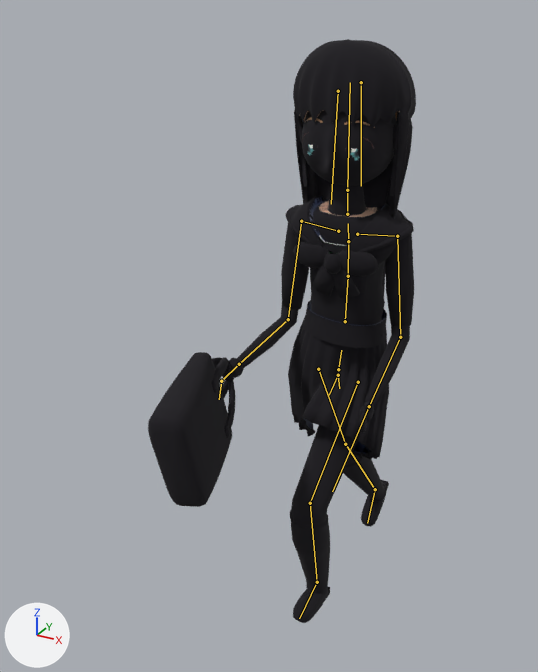
The FBX model unity/KatsushikaCampusDays/Assets/Models/Characters/mirai/mirai.fbx: old version first, new version second.
Rendered twice from a 50 mm camera at (0.701, -1.687, 1.674) aimed at (-0.144, -0.15, 0.905). Lighting does not change. The marker at lower left points along +X, +Y and +Z. The first picture is the older version. Both versions are drawn at frame 9 of the action 'Armature|Run'; the numbers are the values there. The bones that change, and the others that lie on the model, are drawn over the model as lines.

In view in the first picture: 'mirai', 'mirai_outline'.
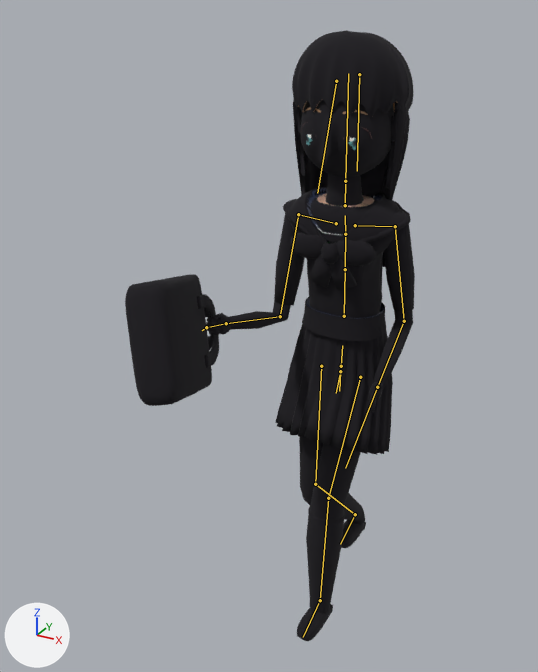
The edits, one by one:
Bone 'Hips' (bone_hips) moves from (-0.01, -0.03, 0.0) to (-0.004, -0.016, 0.0).
Bone 'Hips' (bone_hips) turns from (0, -1, -5) to (0, -4, -1) degrees about its own x, y and z.
Bone 'Spine' (bone_spine) turns from (5, 0, 2) to (3, 2, 0) degrees about its own x, y and z.
Bone 'Chest' (bone_chest) turns from (3, 0, 1) to (2, 1, 0) degrees about its own x, y and z.
Bone 'UpperChest' (bone_upperchest) turns from (3, 0, 1) to (2, 1, 0) degrees about its own x, y and z.
Bone 'Neck' (bone_neck) turns from (-4, 0, 0) to (-3, 0, 0) degrees about its own x, y and z.
Bone 'Head' (bone_head) turns from (-4, 0, 0) to (-3, 0, 0) degrees about its own x, y and z.
Bone 'HairBack' (bone_hairback) turns from (-4, 0, -1) to (8, 0, 5) degrees about its own x, y and z.
Bone 'LeftUpperArm' (bone_leftupperarm) turns from (-24, 2, 24) to (-14, 6, 30) degrees about its own x, y and z.
Bone 'LeftLowerArm' (bone_leftlowerarm) turns from (-57, -20, -31) to (-66, -27, -28) degrees about its own x, y and z.
Bone 'RightUpperArm' (bone_rightupperarm) turns from (-31, 1, -19) to (-35, 3, -17) degrees about its own x, y and z.
Bone 'RightLowerArm' (bone_rightlowerarm) turns from (-62, 24, 29) to (-77, 34, 23) degrees about its own x, y and z.
Bone 'LeftUpperLeg' (bone_leftupperleg) turns from (-47, -1, -1) to (-20, 1, 2) degrees about its own x, y and z.
Bone 'LeftLowerLeg' (bone_leftlowerleg) turns from (65, 0, 0) to (20, 0, 0) degrees about its own x, y and z.
Bone 'LeftFoot' (bone_leftfoot) turns from (-24, 3, -1) to (-6, 0, -5) degrees about its own x, y and z.
Bone 'RightUpperLeg' (bone_rightupperleg) turns from (25, 4, -7) to (-11, -1, -4) degrees about its own x, y and z.
Bone 'RightLowerLeg' (bone_rightlowerleg) turns from (11, 0, 0) to (55, 0, 0) degrees about its own x, y and z.
Bone 'RightFoot' (bone_rightfoot) turns from (-1, -5, 0) to (-53, -4, 2) degrees about its own x, y and z.
Bone 'SkirtFront' (bone_skirtfront) turns from (-47, 0, 0) to (-20, 0, 0) degrees about its own x, y and z.
Bone 'SkirtBack' (bone_skirtback) turns from (26, 0, 0) to (0, 0, 0) degrees about its own x, y and z.

Location of each change, [x1, y1, x2, y2] in pixels of the pictures (538 x 672 px):
'mirai_outline', posed (8% wider): before [148, 39, 416, 623]; after [125, 30, 415, 641]
'mirai', posed: before [299, 110, 400, 454]; after [298, 101, 398, 319]
bone 'Hips', root to tip: before (338, 369) to (341, 350); after (341, 366) to (342, 345)
bone 'Spine', root to tip: before (345, 321) to (348, 276); after (344, 316) to (345, 269)
bone 'Chest', root to tip: before (348, 276) to (348, 241); after (345, 269) to (345, 234)
bone 'UpperChest', root to tip: before (348, 241) to (348, 223); after (345, 234) to (345, 215)
bone 'Neck', root to tip: before (347, 214) to (347, 190); after (345, 205) to (345, 181)
bone 'Head', root to tip: before (347, 190) to (350, 82); after (345, 181) to (348, 73)
bone 'HairBack', root to tip: before (361, 82) to (361, 186); after (359, 74) to (357, 171)
bone 'LeftUpperArm', root to tip: before (397, 236) to (400, 337); after (395, 226) to (404, 321)
bone 'LeftLowerArm', root to tip: before (400, 337) to (369, 406); after (404, 321) to (377, 387)
bone 'RightUpperArm', root to tip: before (301, 221) to (288, 319); after (298, 214) to (280, 316)
bone 'RightLowerArm', root to tip: before (288, 319) to (239, 364); after (280, 316) to (226, 323)
bone 'LeftUpperLeg', root to tip: before (358, 382) to (310, 503); after (360, 377) to (328, 498)
bone 'LeftLowerLeg', root to tip: before (310, 503) to (317, 582); after (328, 498) to (320, 600)
bone 'LeftFoot', root to tip: before (317, 582) to (299, 618); after (320, 600) to (303, 637)
bone 'RightUpperLeg', root to tip: before (318, 369) to (345, 444); after (321, 366) to (315, 484)
bone 'RightLowerLeg', root to tip: before (345, 444) to (375, 489); after (315, 484) to (355, 514)
bone 'RightFoot', root to tip: before (375, 489) to (367, 523); after (355, 514) to (340, 544)
bone 'SkirtFront', root to tip: before (338, 375) to (329, 395); after (340, 371) to (336, 393)
bone 'SkirtBack', root to tip: before (338, 375) to (339, 388); after (340, 371) to (339, 391)
